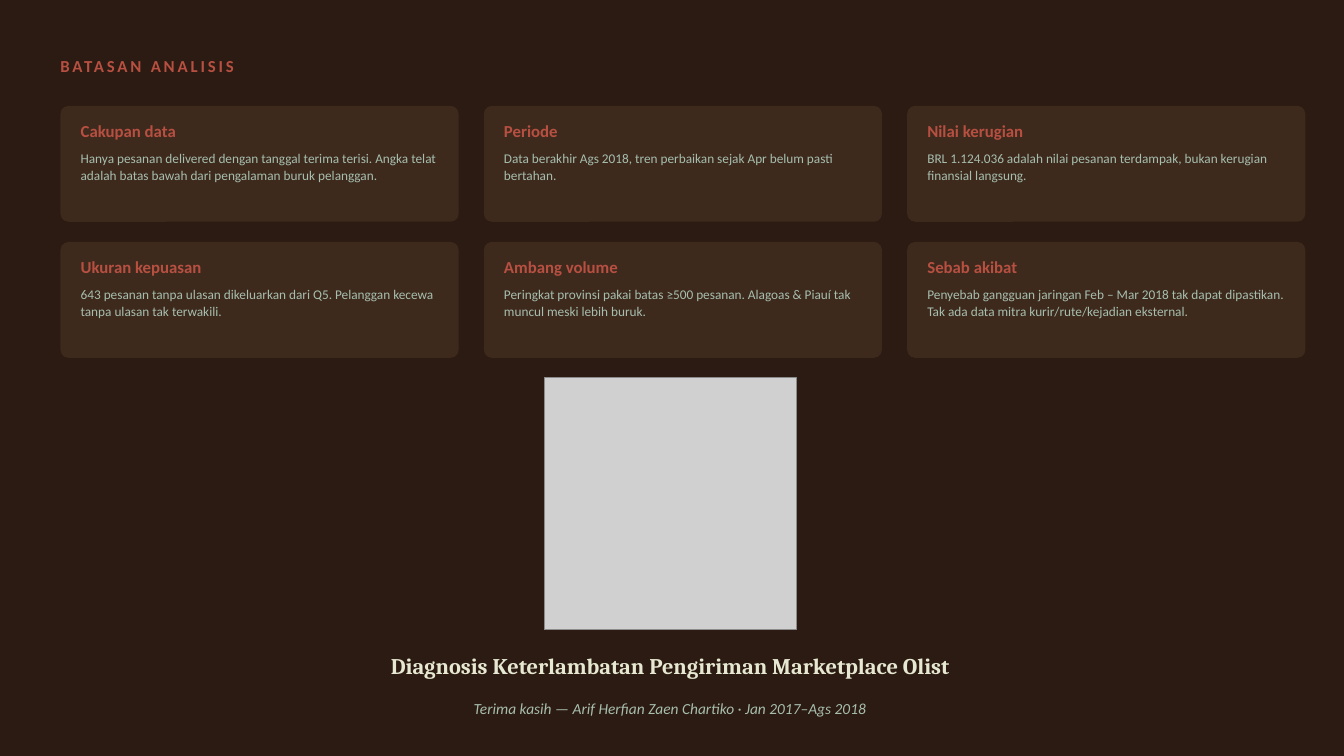
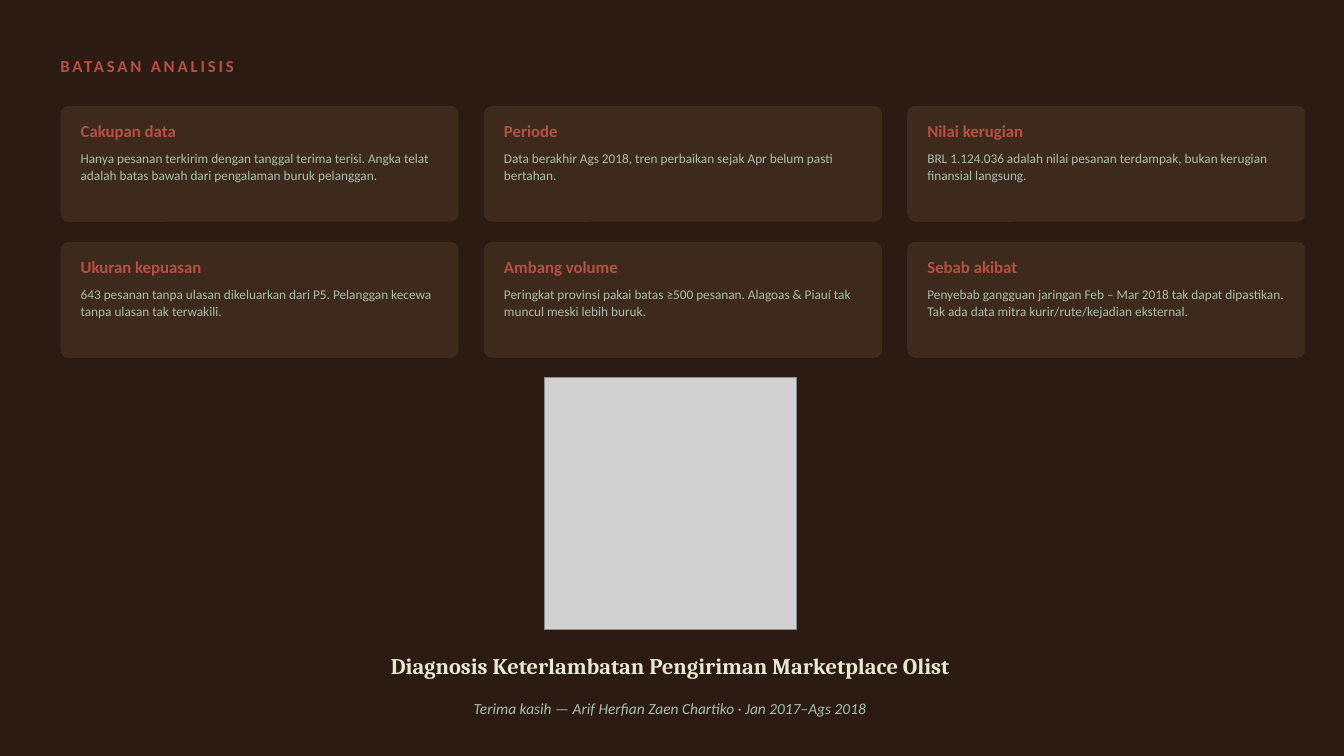
Before and after one commit to ArifHerfianZaenChartiko/Diagnosis-Keterlambatan-Pengiriman-Marketplace-Olist, a slide deck: slide 13 of 03_hasil/presentasi_diagnosis_keterlambatan.pptx. Drawn at 1344x756 pixels with LibreOffice and Linux fonts; fonts in the diff are those of the drawing; grey boxes stand for pictures. Boxes give left, top, right and bottom in pixels: in the first picture for what was removed or moved away, otherwise in the second. Text is boxed around its words. In the diff, an @@ line names an element or a change of style, - is before the commit and + after.

```diff
--- a/03_hasil/presentasi_diagnosis_keterlambatan.pptx
+++ b/03_hasil/presentasi_diagnosis_keterlambatan.pptx
@@ text at (81, 154, 429, 182): text changed @@
-Hanya pesanan delivered dengan tanggal terima terisi. Angka telat adalah batas bawah dari pengalaman buruk pelanggan.
+Hanya pesanan terkirim dengan tanggal terima terisi. Angka telat adalah batas bawah dari pengalaman buruk pelanggan.
@@ text at (81, 290, 431, 318): text changed @@
-643 pesanan tanpa ulasan dikeluarkan dari Q5. Pelanggan kecewa tanpa ulasan tak terwakili.
+643 pesanan tanpa ulasan dikeluarkan dari P5. Pelanggan kecewa tanpa ulasan tak terwakili.
```
Also in this commit, not shown: 11 other slides changed, 16 other files.
